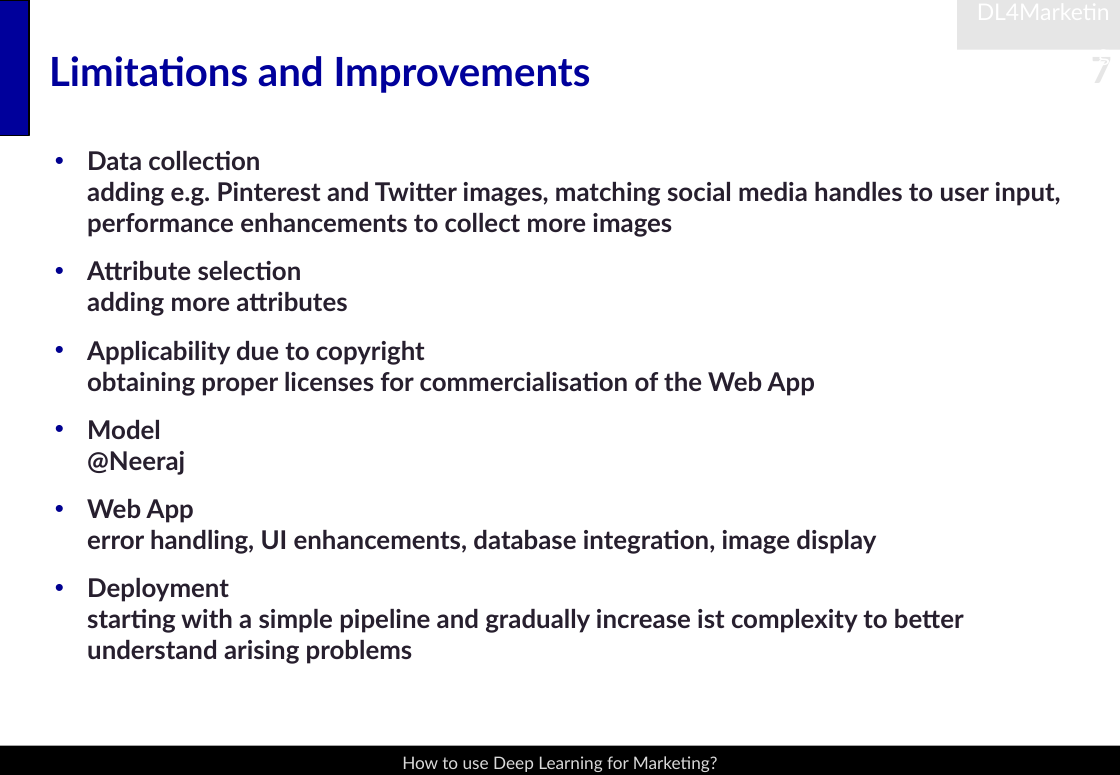
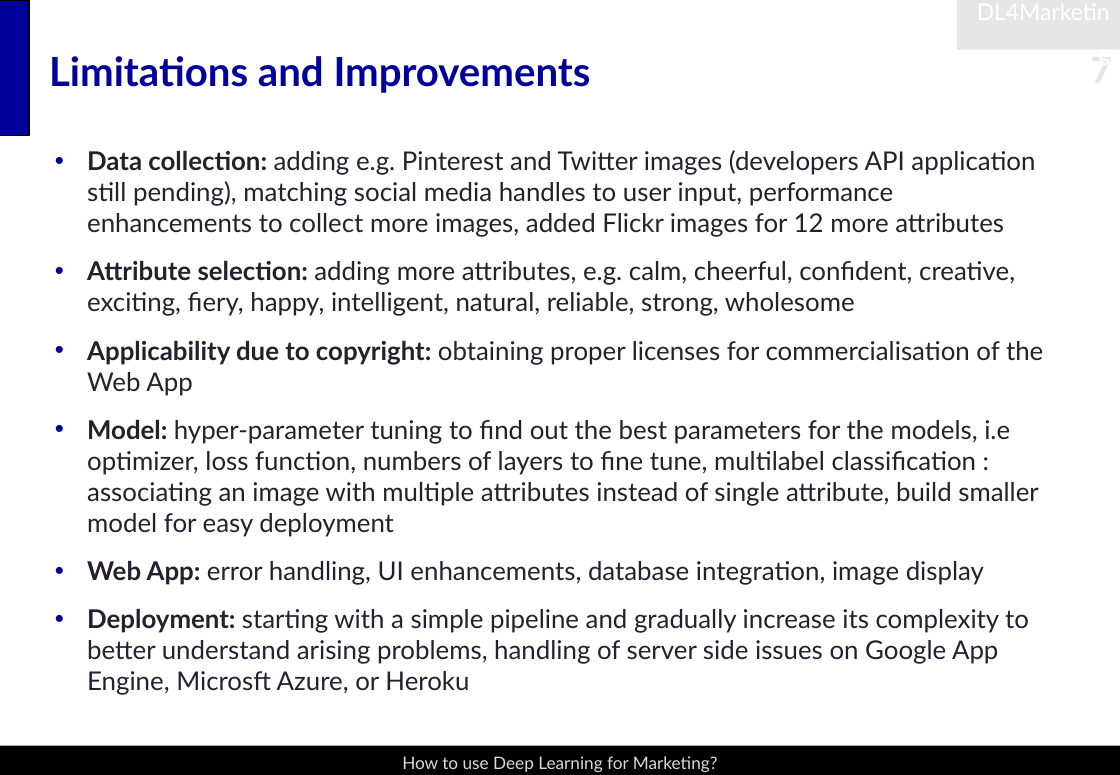
Before and after one commit to snoweZz/DLfM_BrandManagement, a slide deck: slide 7 of about_me/BrandManagement.pptx. Drawn at 1120x775 pixels with LibreOffice and Linux fonts; fonts in the diff are those of the drawing. Boxes give left, top, right and bottom in pixels: in the first picture for what was removed or moved away, otherwise in the second. Text is boxed around its words. In the diff, an @@ line names an element or a change of style, - is before the commit and + after.

```diff
--- a/about_me/BrandManagement.pptx
+++ b/about_me/BrandManagement.pptx
@@ text at bbox=[87, 150, 1043, 664]: text changed; bold off @@
-• Data collection
-  adding e.g. Pinterest and Twitter images, matching social media handles to user input, performance enhancements to collect more images
-• Attribute selection
-  adding more attributes
-• Applicability due to copyright
-  obtaining proper licenses for commercialisation of the Web App
-• Model
-  @Neeraj
-• Web App
-  error handling, UI enhancements, database integration, image display
-• Deployment
-  starting with a simple pipeline and gradually increase ist complexity to better understand arising problems
+• Data collection: adding e.g. Pinterest and Twitter images (developers API application still pending), matching social media handles to user input, performance enhancements to collect more images, added Flickr images for 12 more attributes
+• Attribute selection: adding more attributes, e.g. calm, cheerful, confident, creative, exciting, fiery, happy, intelligent, natural, reliable, strong, wholesome
+• Applicability due to copyright: obtaining proper licenses for commercialisation of the Web App
+• Model: hyper-parameter tuning to find out the best parameters for the models, i.e optimizer, loss function, numbers of layers to fine tune, multilabel classification : associating an image with multiple attributes instead of single attribute, build smaller model for easy deployment
+• Web App: error handling, UI enhancements, database integration, image display
+• Deployment: starting with a simple pipeline and gradually increase its complexity to better understand arising problems, handling of server side issues on Google App Engine, Microsft Azure, or Heroku
```
Also in this commit, not shown: 7 other slides changed, 1 other file.
